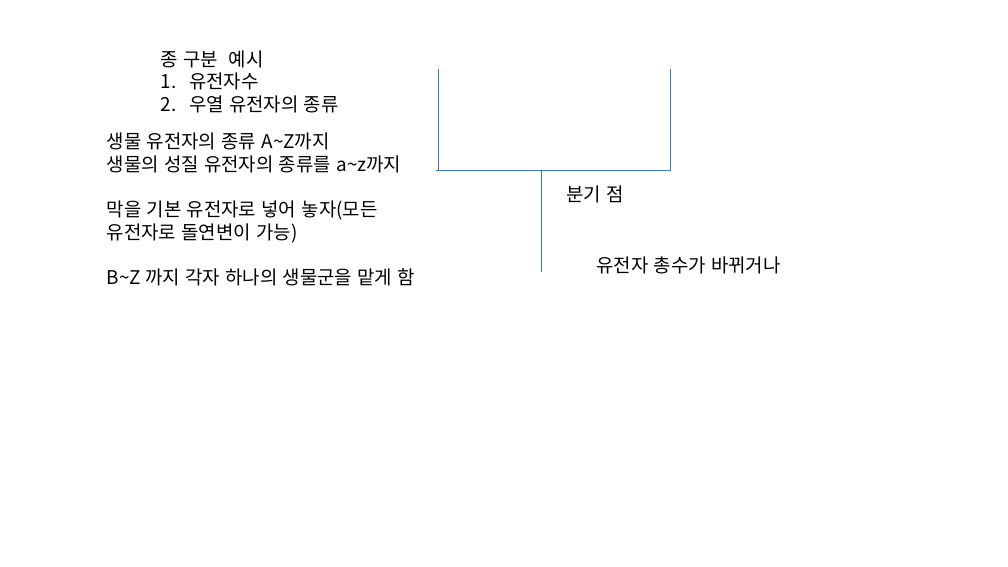
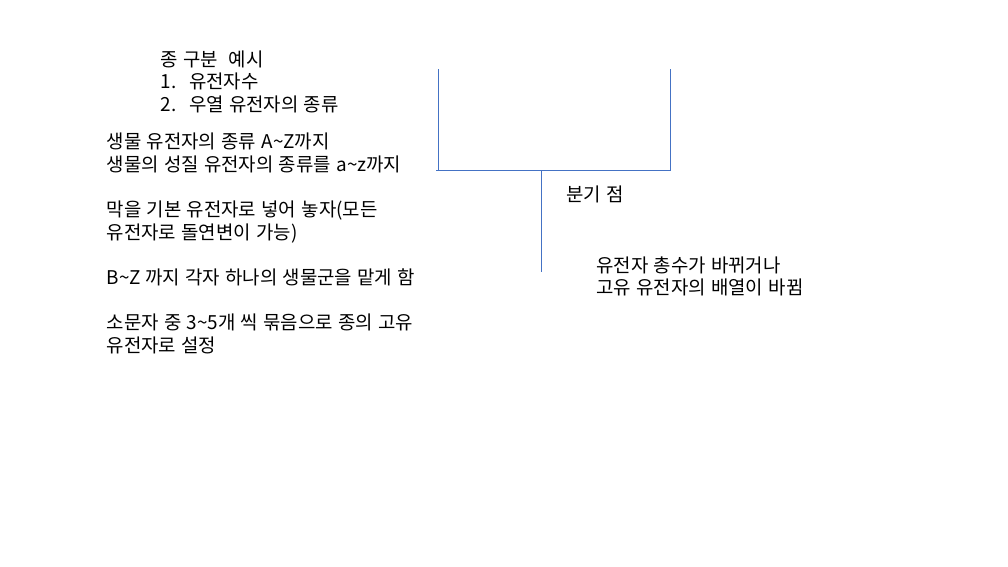
Before and after one commit to horaemong/biological-2, a slide deck: slide 1 of 프레젠테이션1.pptx. Drawn at 1008x567 pixels with LibreOffice and Linux fonts; fonts in the diff are those of the drawing. Boxes give left, top, right and bottom in pixels: in the first picture for what was removed or moved away, otherwise in the second. Text is boxed around its words. In the diff, an @@ line names an element or a change of style, - is before the commit and + after.

```diff
--- a/프레젠테이션1.pptx
+++ b/프레젠테이션1.pptx
@@ text at <box>596,278,804,296</box>: paragraph added @@
+고유 유전자의 배열이 바뀜
@@ text at <box>107,313,413,354</box>: paragraph added @@
+소문자 중 3~5개 씩 묶음으로 종의 고유 유전자로 설정
```
Also in this commit, not shown: 1 other slide changed, 1 slide added.
